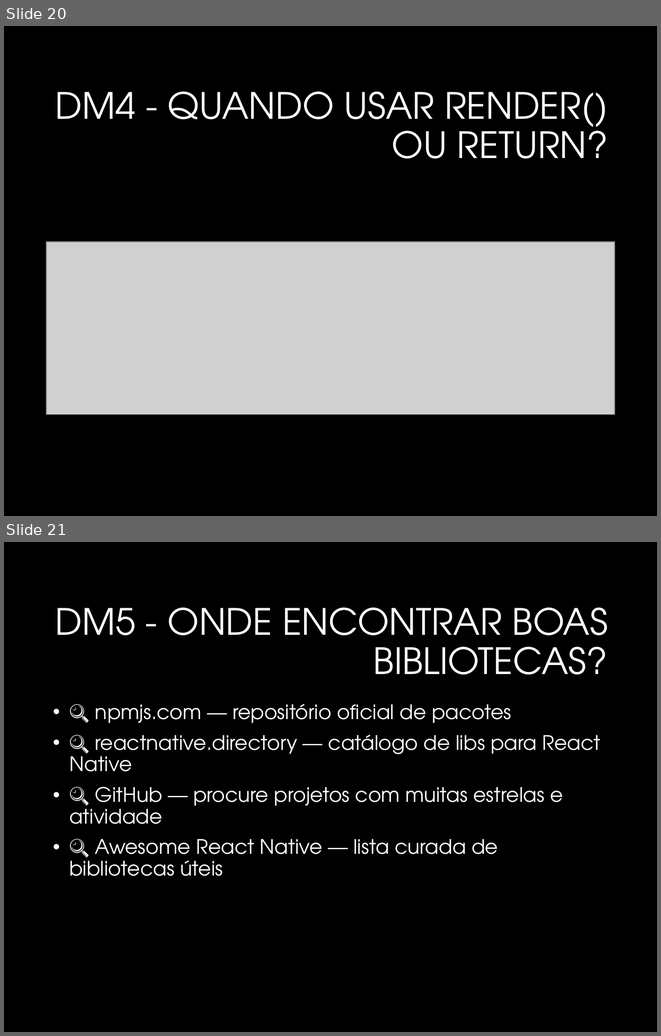
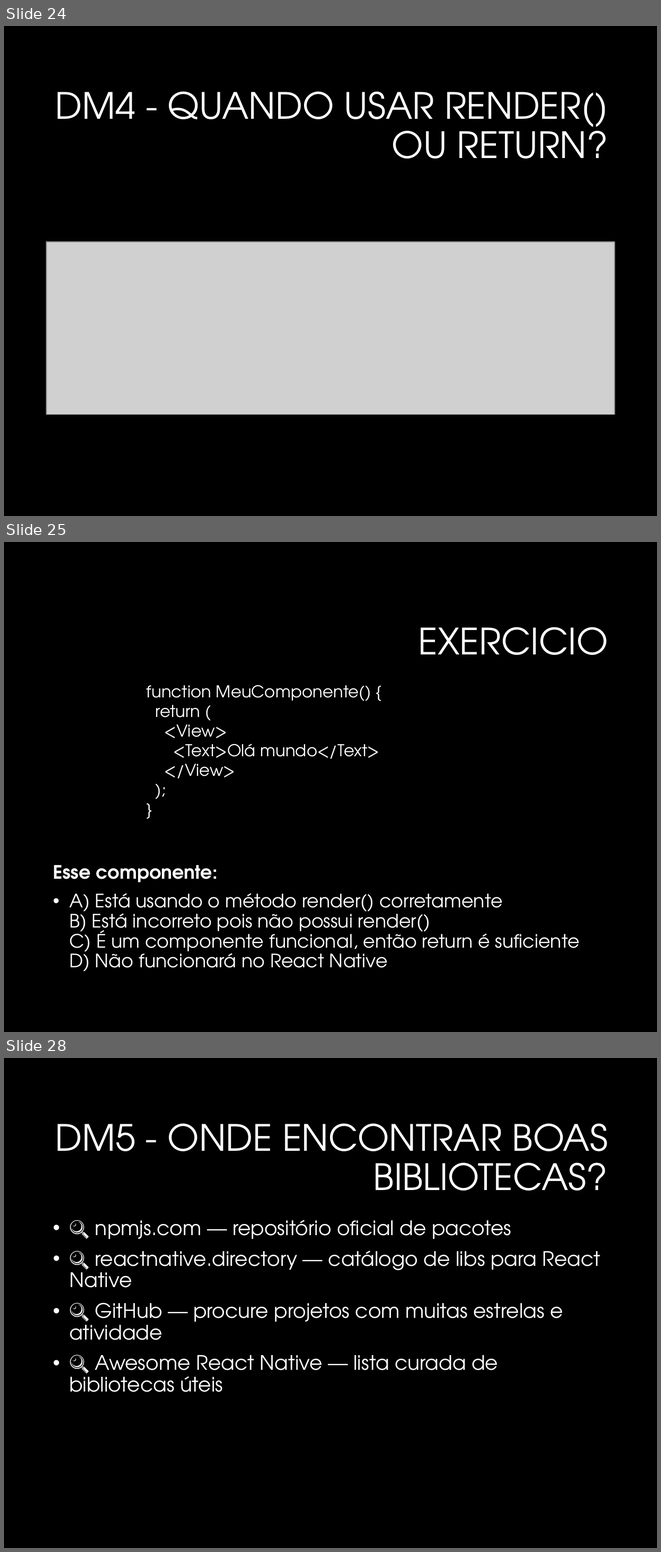
Before and after one commit to profpmarinho/2TDSPK-2025, a slide deck: Revisao/Aula1_Revisao_ReactNative.pptx. Shown one above the other, each under a label of ours: slides 20 and 21 before the commit, slides 24, 25 and 28 after it; the slides between them are not shown. The pictures are 661x1036 and 661x1552 pixels, drawn with LibreOffice and Linux fonts; fonts in the diff are those of the drawing; grey boxes stand for pictures; background and template pictures are left out. Boxes give left, top, right and bottom in pixels: in the first picture for what was removed or moved away, otherwise in the second. Text is boxed around its words. In the diff, an @@ line names an element or a change of style, - is before the commit and + after.

```diff
--- a/Revisao/Aula1_Revisao_ReactNative.pptx
+++ b/Revisao/Aula1_Revisao_ReactNative.pptx
@@ slide 25 added at [4,542,657,1032], background #000000 @@
@@ title added at [418,627,608,655], 40 pt, text #FFFFFF @@
+EXERCICIO
@@ text added at [147,685,380,778], 18 pt, text #FFFFFF @@
+function MeuComponente() {
+return (
+<View>
+<Text>Olá mundo</Text>
+</View>
+);
+}
@@ text added at [53,865,580,971], 20.4 pt, text #FFFFFF @@
+Esse componente:
+• A) Está usando o método render() corretamente
+  B) Está incorreto pois não possui render()
+  C) É um componente funcional, então return é suficiente
+  D) Não funcionará no React Native
@@ what was slide 20 is now slide 24 @@
@@ what was slide 21 is now slide 28 @@
```
Also in this commit, not shown: 3 slides changed, 8 other slides added, 6 other files.
